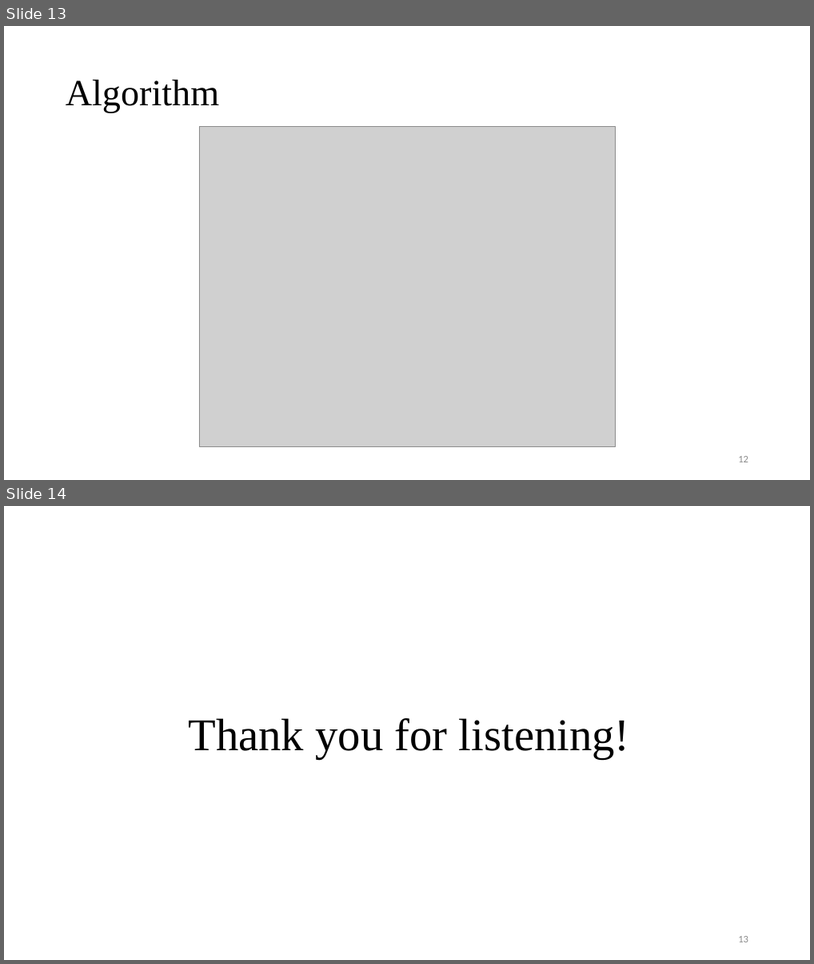
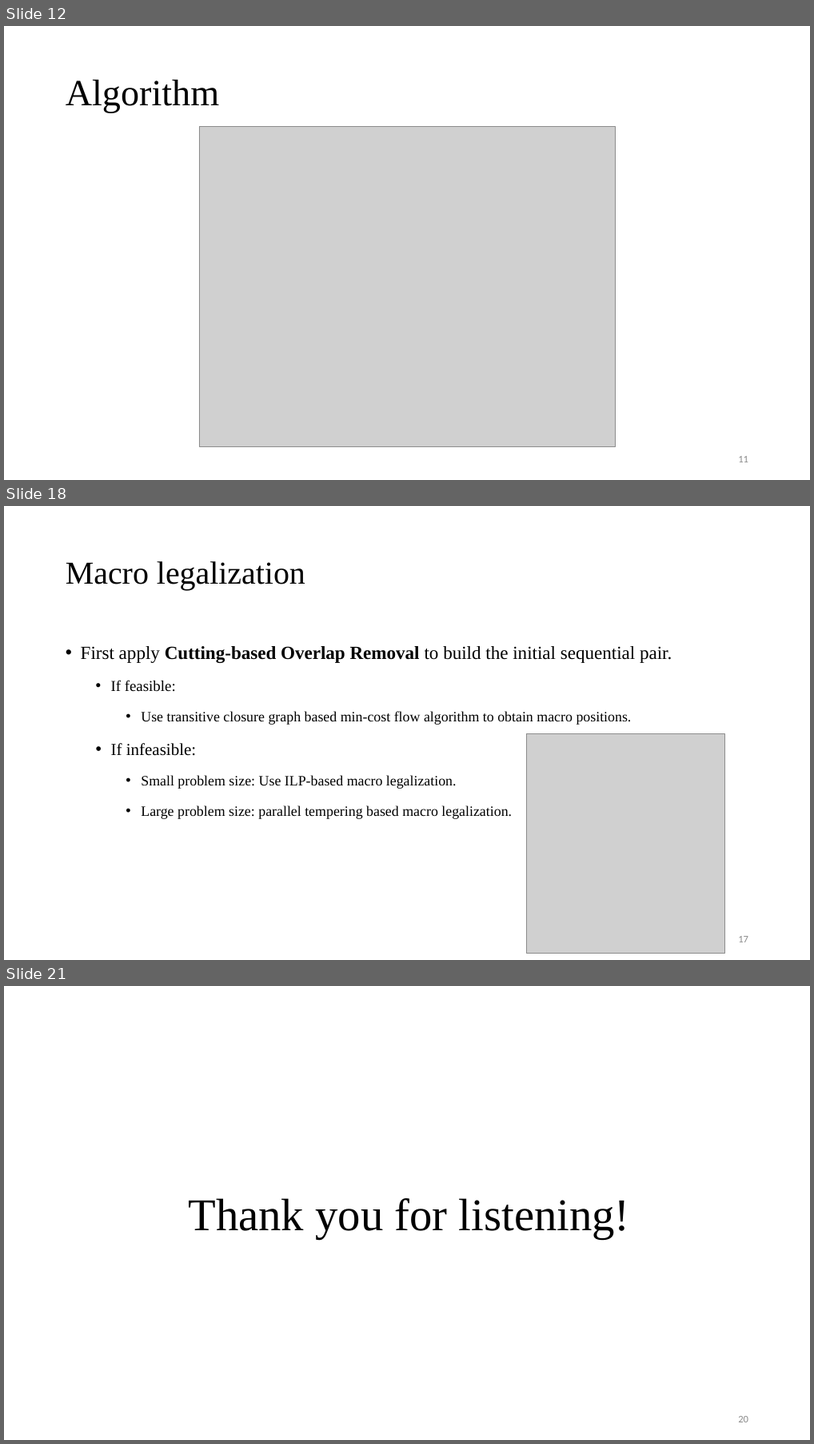
Before and after one commit to Pacific-Feng-Studuies/Studied-Papers, a slide deck: GM/Placement/Stronger Mixed-Size Placement Backbone Considering Second-Order Information/Stronger Mixed-Size Placement Backbone Considering Second-Order Information.pptx. Shown one above the other, each under a label of ours: slides 13 and 14 before the commit, slides 12, 18 and 21 after it; the slides between them are not shown. The pictures are 814x964 and 814x1444 pixels, drawn with LibreOffice and Linux fonts; fonts in the diff are those of the drawing; grey boxes stand for pictures. Boxes give left, top, right and bottom in pixels: in the first picture for what was removed or moved away, otherwise in the second. Text is boxed around its words. In the diff, an @@ line names an element or a change of style, - is before the commit and + after.

```diff
--- a/GM/Placement/Stronger Mixed-Size Placement Backbone Considering Second-Order Information/Stronger Mixed-Size Placement Backbone Considering Second-Order Information.pptx
+++ b/GM/Placement/Stronger Mixed-Size Placement Backbone Considering Second-Order Information/Stronger Mixed-Size Placement Backbone Considering Second-Order Information.pptx
@@ slide 18 added at <box>4,506,810,960</box>, background #FFFFFF @@
@@ title added at <box>66,561,306,590</box>, 38 pt, text #000000 @@
+Macro legalization
@@ text added at <box>81,646,672,819</box>, 17 pt, text #000000 @@
+• First apply Cutting-based Overlap Removal to build the initial sequential pair.
+  • If feasible:
+    • Use transitive closure graph based min-cost flow algorithm to obtain macro positions.
+  • If infeasible:
+    • Small problem size: Use ILP-based macro legalization.
+    • Large problem size: parallel tempering based macro legalization.
@@ picture added at <box>527,733,726,953</box> @@
@@ page number added at <box>738,936,749,942</box>, 12 pt, text #8C8C8C @@
+17
@@ what was slide 13 is now slide 12 @@
@@ what was slide 14 is now slide 21 @@
@@ page number at <box>738,1416,749,1422</box>: text changed @@
-13
+20
```
Also in this commit, not shown: 7 slides changed, 6 other slides added.
